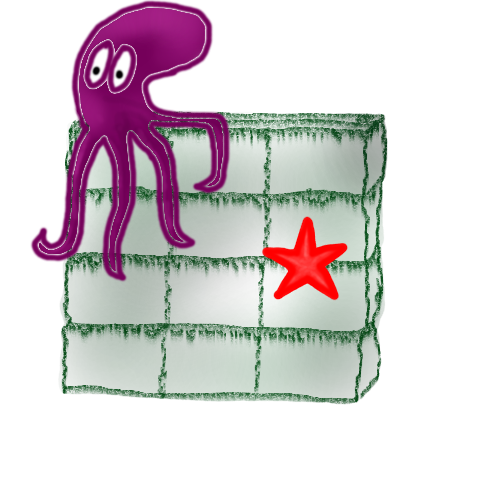
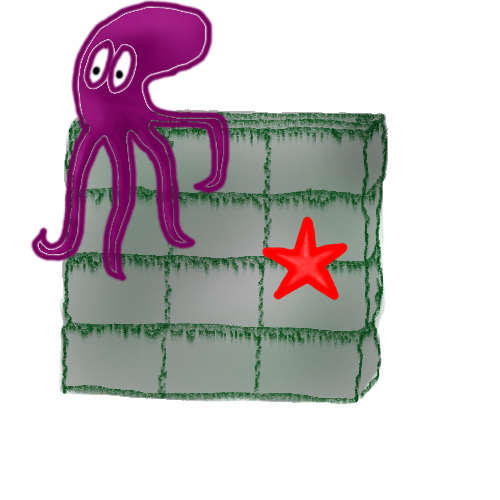
Two versions of the same layered image (500px x 500px). Layer-by-layer changes:
showed "Layer 15", painted on it over [59, 109, 388, 403]
